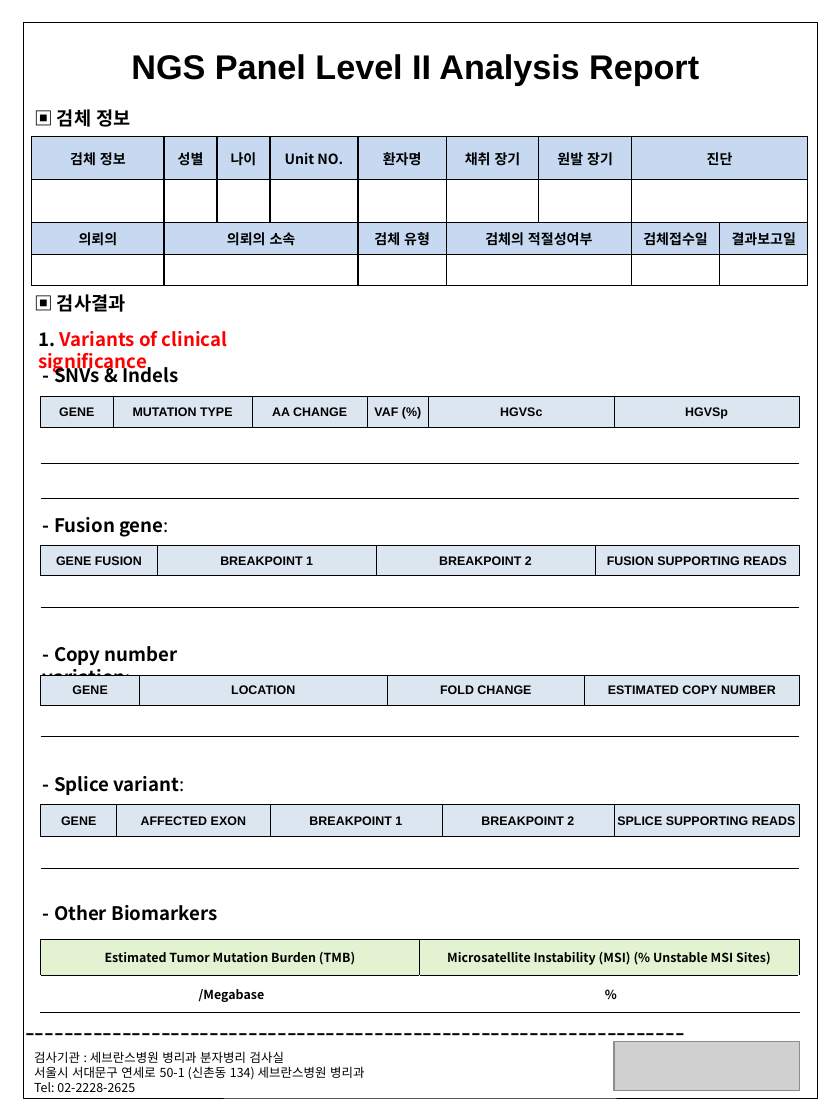
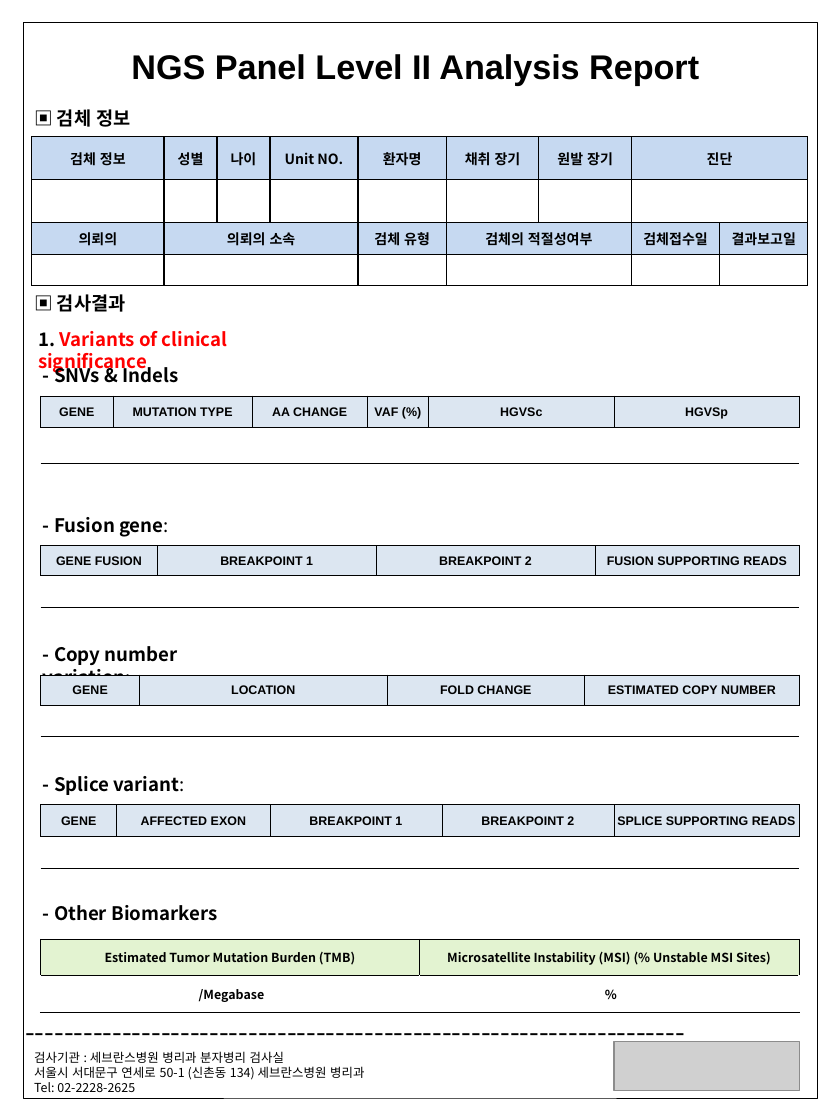
Before and after one commit to dr-you-group/NGS-E2E-Pipeline, a slide deck: slide 1 of resources/blank_GE_report.pptx. Drawn at 840x1120 pixels with LibreOffice and Linux fonts; fonts in the diff are those of the drawing; grey boxes stand for pictures. Boxes give left, top, right and bottom in pixels: in the first picture for what was removed or moved away, otherwise in the second. Text is boxed around its words. In the diff, an @@ line names an element or a change of style, - is before the commit and + after.

```diff
--- a/resources/blank_GE_report.pptx
+++ b/resources/blank_GE_report.pptx
@@ table at (40,396,796,464) @@
-row 3:  |  |  |  |  | 
```
Also in this commit, not shown: 1 other slide changed, 3 other files.
